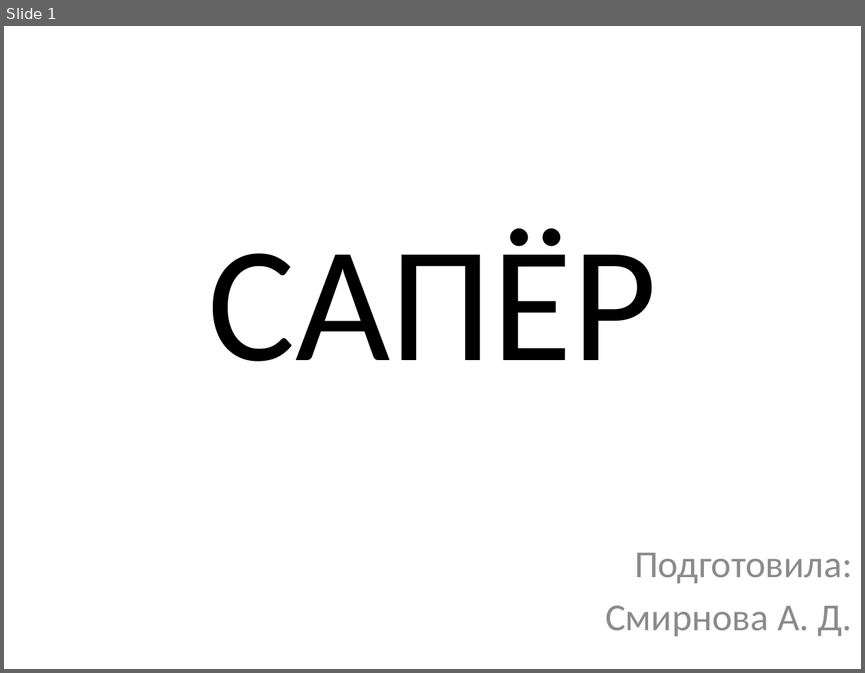
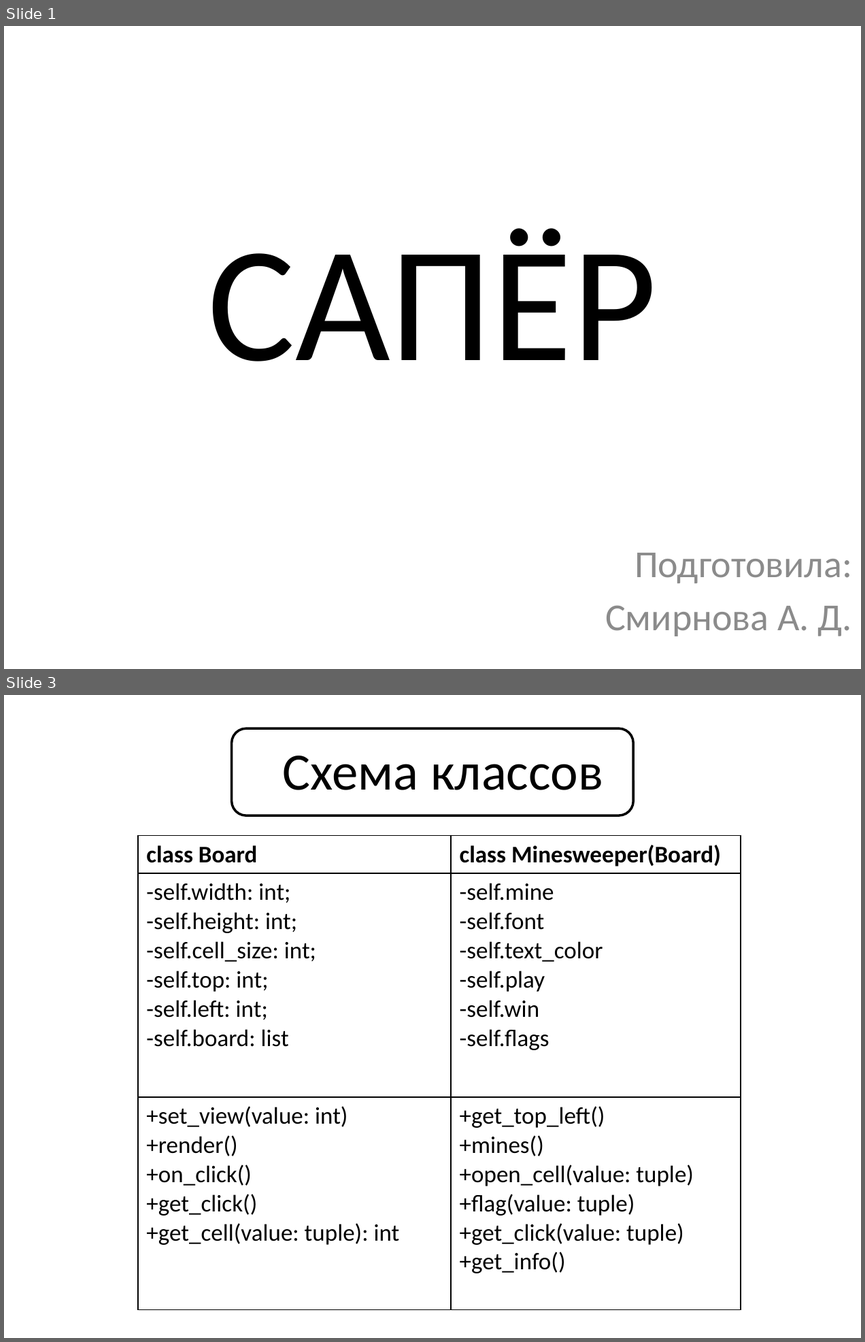
Before and after one commit to alinasmir60/Saper, a slide deck: САПЁР.pptx. Shown one above the other, each under a label of ours: slide 1 before the commit, slides 1 and 3 after it; the slides between them are not shown. The pictures are 865x673 and 865x1342 pixels, drawn with LibreOffice and Linux fonts; fonts in the diff are those of the drawing. Boxes give left, top, right and bottom in pixels: in the first picture for what was removed or moved away, otherwise in the second. Text is boxed around its words. In the diff, an @@ line names an element or a change of style, - is before the commit and + after.

```diff
--- a/САПЁР.pptx
+++ b/САПЁР.pptx
@@ slide 3 added at (4, 695, 861, 1338), background #FFFFFF @@
@@ rounded rectangle added at (232, 728, 634, 816), fill #FFFFFF, outline #000000 2 pt @@
@@ title added at (283, 756, 603, 790), 44 pt, text #000000 @@
+Схема классов
@@ table added at (138, 836, 740, 1305), 3 rows, 2 columns @@
+class Board | class Minesweeper(Board)
+-self.width: int; / -self.height: int; / -self.cell_size: int; / -self.top: int; / -self.left: int; / -self.board: list | -self.mine / -self.font / -self.text_color / -self.play / -self.win / -self.flags
++set_view(value: int) / +render() / +on_click() +get_click() / +get_cell(value: tuple): int | +get_top_left() / +mines() / +open_cell(value: tuple) / +flag(value: tuple) / +get_click(value: tuple) / +get_info()
```
Also in this commit, not shown: 5 other slides added, 2 slides removed, 3 other files.
